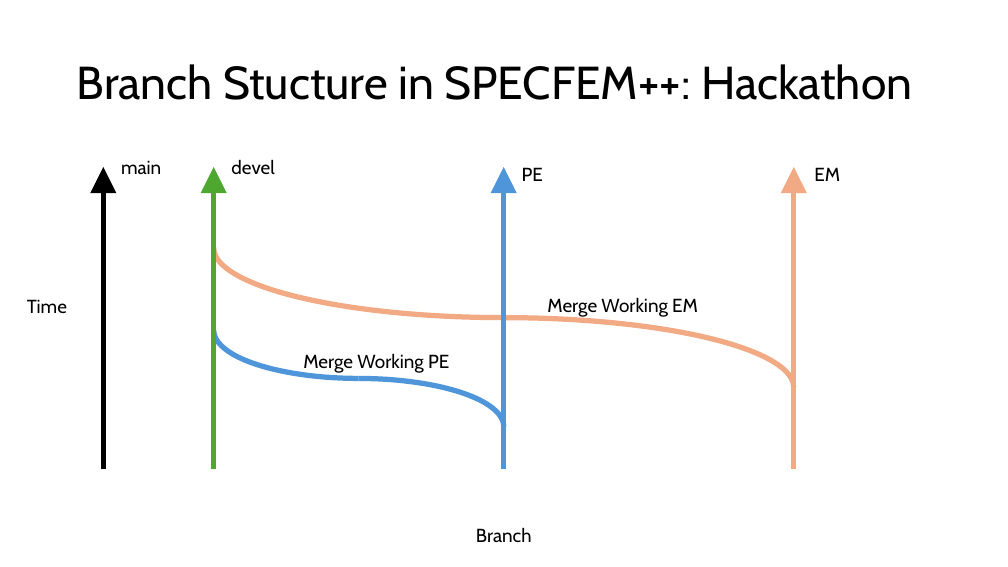
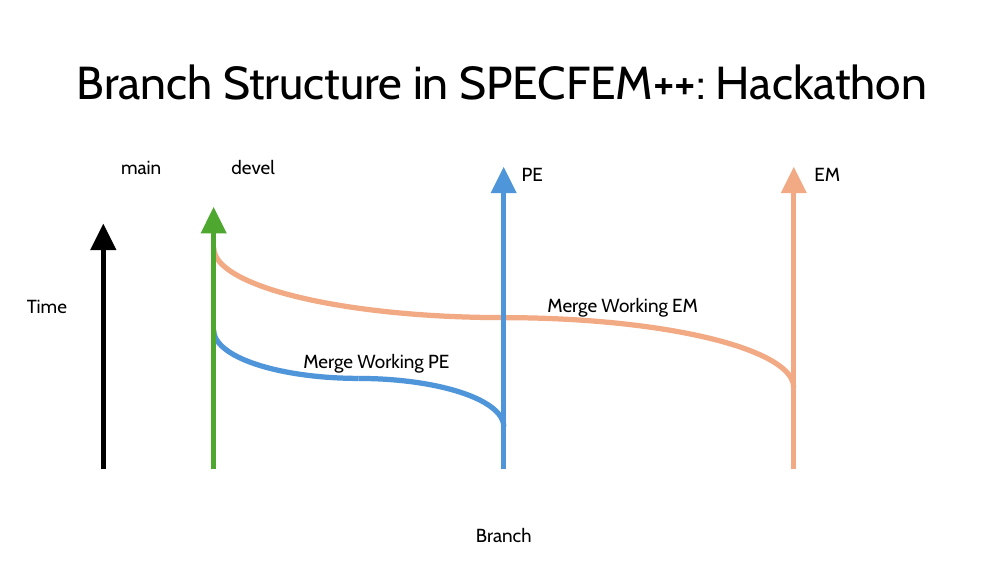
Before and after one commit to PrincetonUniversity/specfempp-notes, a slide deck: slide 3 of presentations/2025/03/Princeton_LLNL_Hackathon/Git_development_Workflow.pptx. Drawn at 1008x567 pixels with LibreOffice and Linux fonts; fonts in the diff are those of the drawing. Boxes give left, top, right and bottom in pixels: in the first picture for what was removed or moved away, otherwise in the second. Text is boxed around its words. In the diff, an @@ line names an element or a change of style, - is before the commit and + after.

```diff
--- a/presentations/2025/03/Princeton_LLNL_Hackathon/Git_development_Workflow.pptx
+++ b/presentations/2025/03/Princeton_LLNL_Hackathon/Git_development_Workflow.pptx
@@ title at box(77, 64, 927, 100): text changed @@
-Branch Stucture in SPECFEM++: Hackathon
+Branch Structure in SPECFEM++: Hackathon
@@ arrow moved from (214, 470) - (214, 167) to (214, 470) - (214, 207) @@
@@ arrow moved from (104, 470) - (104, 167) to (104, 470) - (104, 224) @@
```
Also in this commit, not shown: 6 other slides changed, 3 slides added, 1 slide removed.
